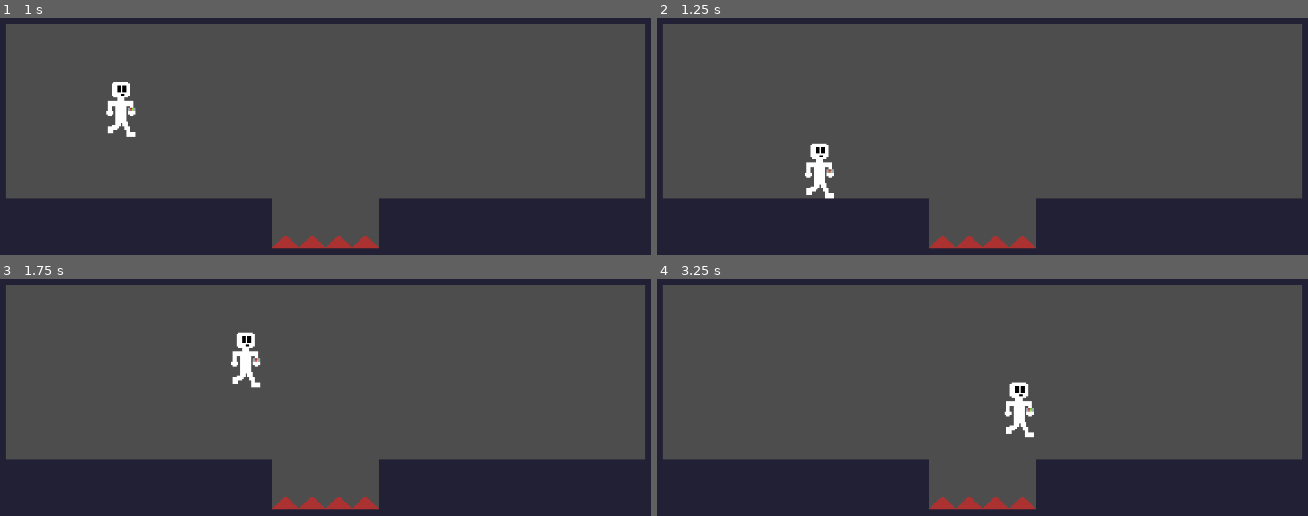
Above: before the commit, frames 1-4 (two rows, left to right).
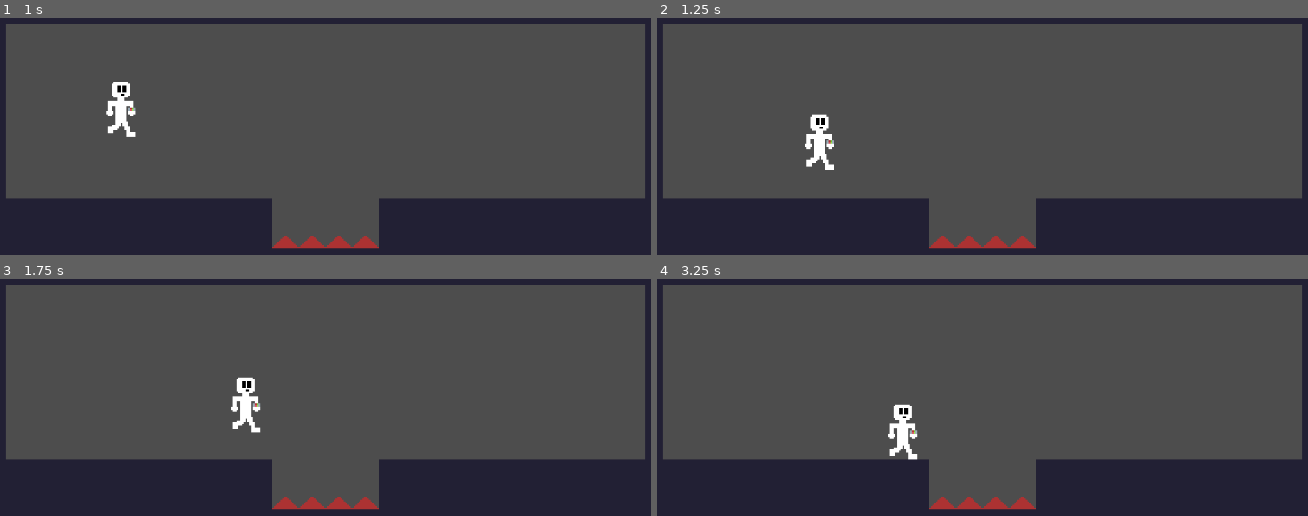
Above: after the commit, the same moments.

Repository: PlasmaGamesGS/please--wait--calibrating
Game: Godot game, scene res://scenes/main_scene.tscn
The game is run twice, just before and just after one commit, with the same random seed, the same clock (stepped at 60 frames per second) and the same inputs.
Inputs:
- Up to frame 1 (1 s): tap Enter at 0.5 s; hold D (derecha) from 0.53 s (still down); hold Space (saltar) from 0.53 s (still down)
- Up to frame 2 (1.25 s): keep holding D (derecha); keep holding Space (saltar)
- Up to frame 3 (1.75 s): keep holding D (derecha); release Space (saltar) at 1.28 s; tap Space (saltar) at 1.35, 1.52 s
- Up to frame 4 (3.25 s): tap Space (saltar) at 1.82, 2.85, 3.02 s; release D (derecha) at 2.03 s; hold A (izquierda) 2.03-2.78 s; hold Space (saltar) 2.03-2.78 s; hold D (derecha) from 2.78 s (still down)

Frame 1 is identical in both runs. In frame 2, 1.0% of the frame differs, in the area x 22-28%, y 40-77%; in frame 3, 1.2%; in frame 4, 1.3%, in the area x 35-58%, y 43-77%.

Commit message:
Muerte y niveles
El jugador ahora muere al tocar los pinchos.
Ahora los niveles funcionan en forma de array y el nivel actual es reiniciado cuando mueres

Diff:
--- /dev/null
+++ b/scenes/main_scene.gd
@@ -0,0 +1,31 @@
+extends Node2D
+
+
+@export var levels: Array[PackedScene]
+
+var _current_level: int = 0
+var _instantiated_level: Node
+
+
+func _ready() -> void:
+	_create_level(_current_level)
+
+
+func _create_level(level_number: int):
+	_instantiated_level = levels[level_number].instantiate()
+	add_child(_instantiated_level)
+
+	var childs := _instantiated_level.get_children()
+	for i in childs.size():
+		if childs[i].is_in_group("characters"):
+			childs[i].player_died.connect(_restart_level)
+			break
+
+
+func _delete_level():
+	_instantiated_level.queue_free()
+
+
+func _restart_level():
+	_delete_level()
+	_create_level.call_deferred(_current_level)
--- a/scenes/main_scene.tscn
+++ b/scenes/main_scene.tscn
@@ -1,10 +1,11 @@
-[gd_scene load_steps=2 format=3 uid="uid://cbwkgt6imvh8n"]
+[gd_scene load_steps=3 format=3 uid="uid://cbwkgt6imvh8n"]
 
-[ext_resource type="PackedScene" uid="uid://c7demcc55e7k" path="res://scenes/levels/level_0.tscn" id="1_w2twt"]
+[ext_resource type="Script" uid="uid://p7wo7acarats" path="res://scenes/main_scene.gd" id="1_w2twt"]
+[ext_resource type="PackedScene" uid="uid://c7demcc55e7k" path="res://scenes/levels/level_0.tscn" id="2_pw63i"]
 
 [node name="MainScene" type="Node2D"]
+script = ExtResource("1_w2twt")
+levels = Array[PackedScene]([ExtResource("2_pw63i")])
 
-[node name="Level0" parent="." instance=ExtResource("1_w2twt")]
-
-[node name="Camera2D" type="Camera2D" parent="Level0"]
+[node name="Camera2D" type="Camera2D" parent="."]
 zoom = Vector2(2.4, 2.25)
--- a/scenes/player.gd
+++ b/scenes/player.gd
@@ -1,27 +1,49 @@
 extends CharacterBody2D
+
+signal player_died
 
 var _speed: float = 100.0
 var _jump_speed: float = -300.0
+var _alive: bool = true
 
-@export var Sprite: AnimatedSprite2D
+@export var animation: AnimatedSprite2D
+@export var area_2d: Area2D
+
+func _ready():
+	add_to_group("characters")
+	area_2d.body_entered.connect(_on_area_2d_body_entered)
+
 
 func _physics_process(delta):
+	if !_alive:
+		return
+
 	#movimiento horizontal
 	if Input.is_action_pressed("derecha"):
-		Sprite.flip_h = false
+		animation.flip_h = false
 		velocity.x = _speed
 
 	elif Input.is_action_pressed("izquierda"):
-		Sprite.flip_h = true
+		animation.flip_h = true
 		velocity.x = -_speed
 	else:
 		velocity.x = 0
 
-	#gravedad
+	#gravedadget
 	velocity += get_gravity() * delta
 
 	#salto
-	if Input.is_action_just_pressed("saltar") && is_on_floor():
+	if Input.is_action_pressed("saltar") && is_on_floor():
 		velocity.y = _jump_speed
 
 	move_and_slide()
+
+
+
+#recibir daño y morir
+func _on_area_2d_body_entered(_body: Node2D) -> void:
+	animation.modulate = Color(0.25, 0.25, 0.25, 1.0)
+	_alive = false
+	animation.stop()
+	await get_tree().create_timer(1).timeout
+	player_died.emit()
--- a/scenes/player.tscn
+++ b/scenes/player.tscn
@@ -6,13 +6,18 @@
 [sub_resource type="RectangleShape2D" id="RectangleShape2D_kkt6c"]
 size = Vector2(15.333333, 32.65306)
 
-[node name="Player" type="CharacterBody2D" node_paths=PackedStringArray("Sprite")]
+[sub_resource type="CapsuleShape2D" id="CapsuleShape2D_g2els"]
+radius = 7.3333335
+height = 30.666668
+
+[node name="Player" type="CharacterBody2D" node_paths=PackedStringArray("animation", "area_2d")]
 scale = Vector2(1.5, 1.5)
 collision_layer = 4
 script = ExtResource("1_g2els")
-Sprite = NodePath("Sprite")
+animation = NodePath("AnimatedSprite2D")
+area_2d = NodePath("Area2D")
 
-[node name="Sprite" type="AnimatedSprite2D" parent="."]
+[node name="AnimatedSprite2D" type="AnimatedSprite2D" parent="."]
 sprite_frames = ExtResource("2_g2els")
 animation = &"run"
 
@@ -20,3 +25,10 @@
 position = Vector2(0, 3.1789145e-07)
 scale = Vector2(1.05, 0.98)
 shape = SubResource("RectangleShape2D_kkt6c")
+
+[node name="Area2D" type="Area2D" parent="."]
+collision_layer = 4
+collision_mask = 2
+
+[node name="CollisionShape2D" type="CollisionShape2D" parent="Area2D"]
+shape = SubResource("CapsuleShape2D_g2els")
Not shown, added: scenes/main_scene.gd.uid
Not shown: 1 places in scenes/player.tscn that only renumber resources
